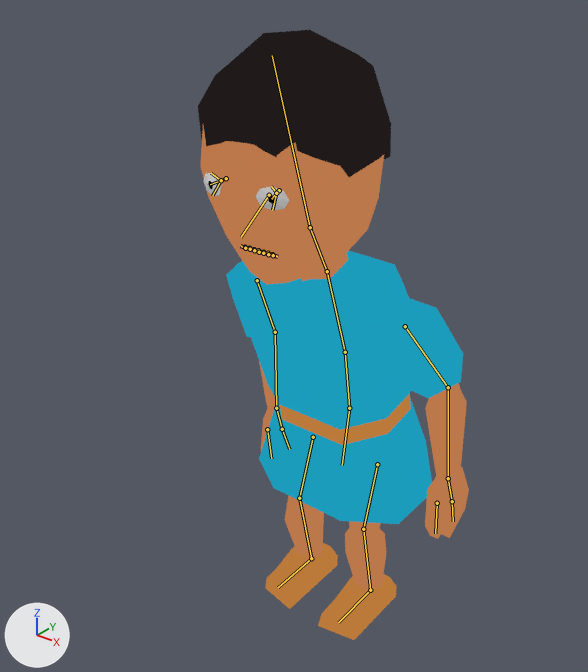
What one commit did to the Blender file characters/israelites.blend.
Both versions are drawn from a 50 mm camera at (0.665, -0.969, 1.079) aimed at (-0.042, -0.086, 0.532). Every picture has the same lights, and +X, +Y and +Z are marked at lower left. Both versions are drawn at frame 0 of the action 'fall'; the numbers are the values there. The bones that bend it are drawn over the model as lines.

Names of what the first picture shows: 'Israelite'.
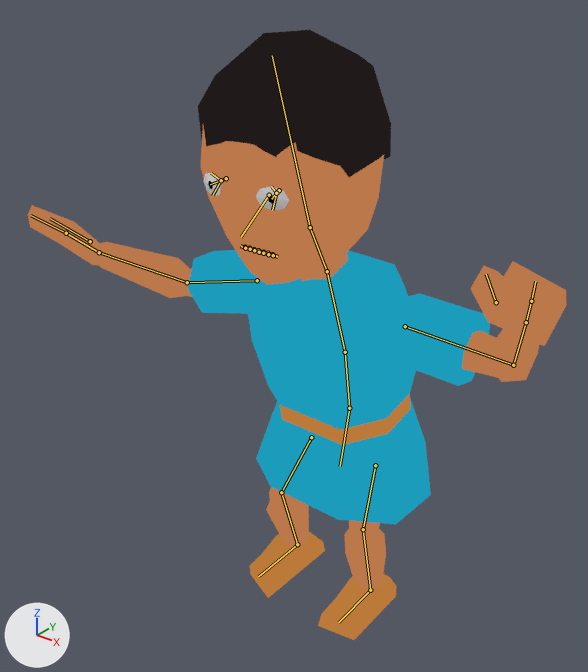
The edits, one by one:
Bone 'FootCtrl.R' (bone_footctrl_r) moves from (0.009, 0.0, 0.0) to (0.025, 0.0, 0.034).
Bone 'FootCtrl.R' (bone_footctrl_r) turns from (0, 0, 0) to (-10, -2, -12) degrees about its own x, y and z.
Bone 'Abdomen' (bone_abdomen) turns from (0, 0, 0) to (-4, 0, 0) degrees about its own x, y and z.
Bone 'HandCtrl.L' (bone_handctrl_l) moves from (0.316, 0.0, -0.28) to (-0.123, -0.057, -0.12).
Bone 'HandCtrl.L' (bone_handctrl_l) turns from (0, 84, 0) to (74, 1, -71) degrees about its own x, y and z.
Bone 'HandCtrl.R' (bone_handctrl_r) moves from (-0.32, 0.0, -0.277) to (0.083, -0.124, -0.122).
Bone 'HandCtrl.R' (bone_handctrl_r) turns from (0, -85, 0) to (54, -1, 69) degrees about its own x, y and z.

What differs and where, as boxes (x1, y1, x2, y2) in the pictures (588 x 672 px):
'Israelite', posed (99% wider): before (198, 30, 469, 640); after (28, 30, 567, 640)
bone 'Abdomen', root to tip: before (349, 408) to (342, 465); after (349, 408) to (340, 466)
